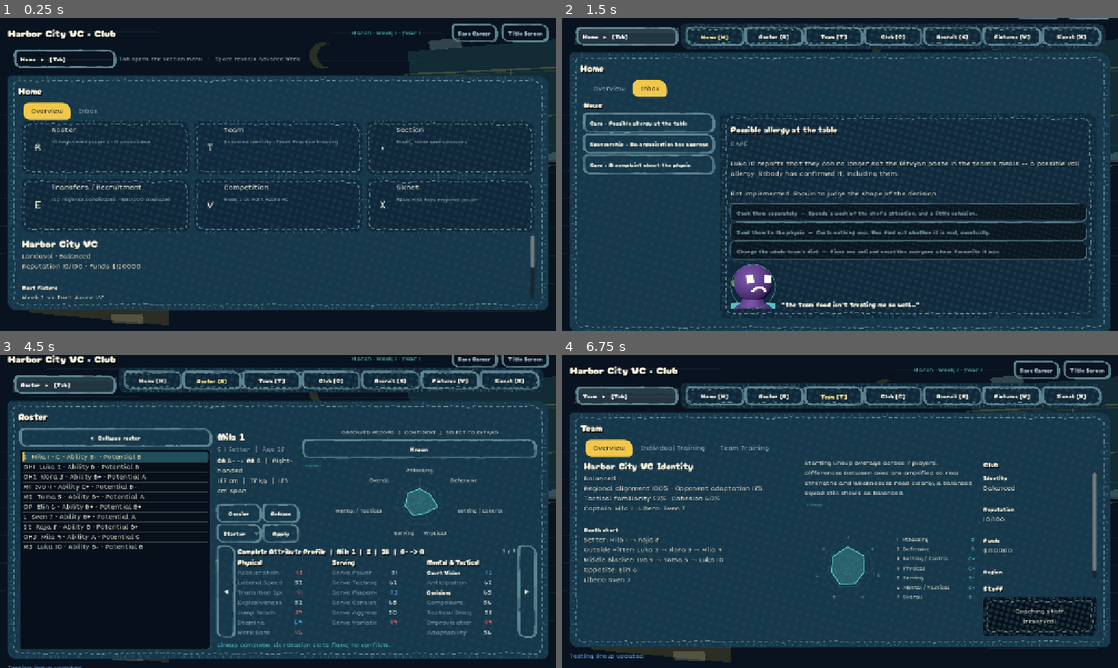
Above: before the commit, frames 1-4 (two rows, left to right).
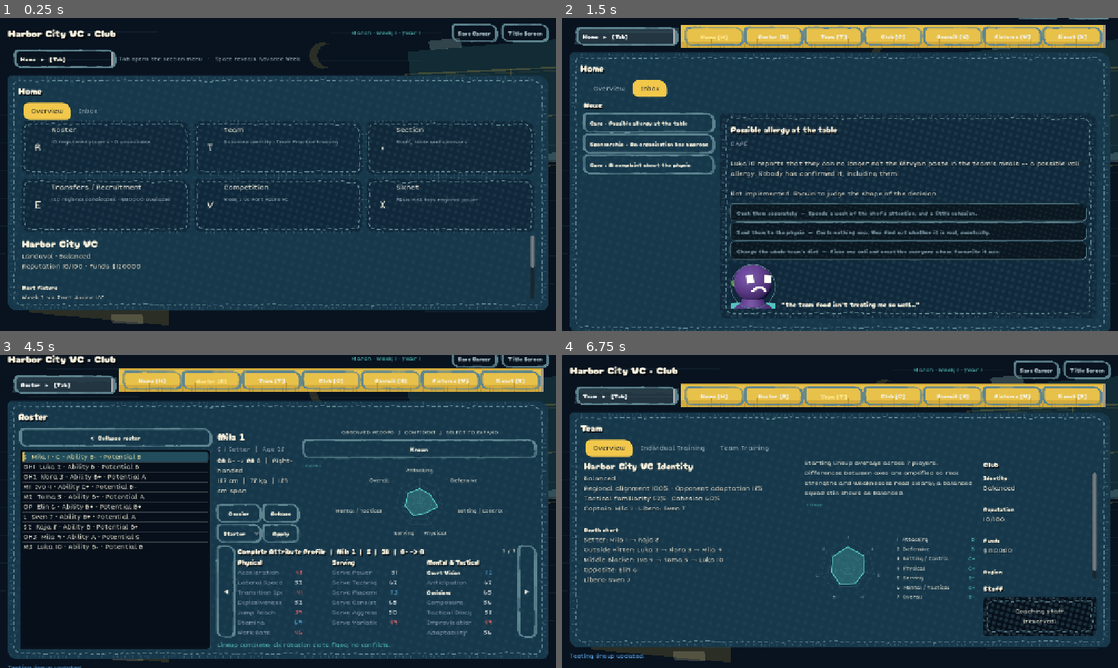
Above: after the commit, the same moments.

Repository: iracarranza/volley-world-manager
Game: Godot game, scene res://tools/preview/dashboard_preview.tscn
Two runs of this game, one before a commit and one after it. Both use one fixed random seed, a clock stepped at 60 frames per second and the inputs below. This scene is started directly instead of the project's main scene.
Inputs (mouse positions are in pixels of both pictures, inside the frame that each line leads up to):
- Up to frame 1 (0.25 s): no input
- Up to frame 2 (1.5 s): click "Title Screen" at 0.5 s; click "Home ▸ [Tab]" at 1.25 s
- Up to frame 3 (4.5 s): click (105, 486) at 2 s; click "Release" at 2.75 s; click "Apply" at 3.5 s; click "Roster ▸ [Tab]" at 4.25 s
- Up to frame 4 (6.75 s): click "< Collapse roster" at 5 s; click ">" at 5.75 s; click "Team ▸ [Tab]" at 6.5 s

The runs differ from the first frame. In frame 1, less than 0.1% of the frame differs, in the area x 20-21%, y 10-16%; in frame 2, 5.6%, in the area x 20-98%, y 1-10%; in frame 3, 5.2%; in frame 4, 5.3%.

Commit message:
Roll the section menu out on a tape measure
Every other surface on this page is sewn, printed or written -- things made
once that then sit still. The section drawer is the one element that has to
*move*, and a stitched panel that expands is a contradiction: cloth does not
extend. So it stops being cloth.

A tape measure earns the job three times over. It is rigid and it still rolls
out, which is exactly the behaviour needed. It belongs in the same drawer as
the thread and the scissors, so it does not arrive from a different world. And
it comes with its own affordance already attached -- the hook on the end is
what you pull -- so the expansion indicator is part of the object rather than a
chevron borrowed from a dropdown.

The motion needed nothing. `_open_nav_dropdown` has always tweened
`nav_clip.size:x` from zero to the drawer's width; it was already a horizontal
expansion with nothing on it that looked like it was being pulled out. The tape
sits inside that clip at its full extended length, so the clip that opens the
drawer reveals the tape along with it, and the hook is drawn at the *parent's*
current width rather than its own -- which is what makes the tang travel with
the leading edge instead of sitting at a fixed point.

Graduations are measured from the case end, not the leading edge, so a mark
stays put on the tape as it extends. Measured the other way it would slide
along the band as the drawer opens, which is a barber's pole rather than a
rule.

The steel is deliberately not from the palette. A tape measure is a tool that
happens to be on the desk, not part of the page's scheme, and matching it to
the theme would make it read as another panel. Drawn rather than textured,
because the length changes on every open and a stretched bitmap would smear its
own graduations.

The closed strip gets the tang on its right end -- the same drawing routine as
the extended tape's, so the collapsed indicator and the tape's end are one
piece of metal rather than a control and a glyph that have to be kept looking
alike.

`DropdownPanel` joins the bare tiers: a sewn panel over a tape would be two
surfaces claiming the same rectangle.

Suite 923 checks, 1 pre-existing failure.

Diff:
--- /dev/null
+++ b/scenes/components/tape_measure.gd
@@ -0,0 +1,146 @@
+class_name UITapeMeasure
+extends Control
+
+## The section menu, as a tape measure rolling out of its case.
+##
+## Every other surface on this page is sewn, printed or written -- things that
+## are made once and then sit still. The section drawer is the one element that
+## has to *move*, and a stitched panel that expands is a contradiction: cloth
+## does not extend. So it stops being cloth.
+##
+## A tape measure earns the job on three counts. It is rigid and it still rolls
+## out, which is exactly the behaviour needed. It belongs in the same drawer as
+## the thread and the scissors, so it does not arrive from a different world.
+## And it comes with its own affordance already attached: the hook on the end is
+## what you pull, so the expansion indicator is a real part of the object rather
+## than a chevron borrowed from a dropdown.
+##
+## Drawn rather than assembled from a texture, because the tape's length changes
+## every time it opens and a stretched bitmap would smear its own graduations.
+
+const UIPalette := preload("res://scripts/data/ui_palette.gd")
+
+## The steel rule's colour, warm and slightly grubby. Not taken from the palette:
+## a tape measure is a *tool that happens to be on the desk*, not part of the
+## page's own scheme, and matching it to the theme would make it read as another
+## panel.
+const TAPE_LIGHT := Color("e8c14a")
+const TAPE_DARK := Color("b8912e")
+
+## How often a graduation falls, in pixels, and how tall each kind stands as a
+## share of the tape's height.
+const MINOR_PITCH: float = 7.0
+const MAJOR_EVERY: int = 5
+const MINOR_HEIGHT: float = 0.20
+const MAJOR_HEIGHT: float = 0.38
+
+## The hook: the folded metal tang riveted to the end of the tape. Width is
+## across the tape's travel, and it stands slightly proud of the tape on both
+## edges, which is what stops it disappearing into the band.
+const HOOK_WIDTH: float = 7.0
+const HOOK_PROUD: float = 2.5
+const HOOK_COLOR := Color("8d8f96")
+
+## How far the leading edge is drawn back from the clip, so the hook sits *at*
+## the end of the revealed tape rather than half outside it.
+const HOOK_MARGIN: float = 1.0
+
+
+## Draw only the hook, for the tab that sits on the closed strip.
+##
+## The collapsed indicator and the extended tape's end are the same piece of
+## metal, so they are one drawing routine rather than a control and a glyph that
+## have to be kept looking alike.
+@export var tab_only: bool = false
+
+
+func _ready() -> void:
+	mouse_filter = Control.MOUSE_FILTER_IGNORE
+	set_meta("ui_style_exempt", true)
+	resized.connect(queue_redraw)
+	var parent := get_parent() as Control
+	if parent != null and not tab_only:
+		## The tape is sized to its full extension and revealed by the clip, so
+		## it is the *parent's* width that says how much is out. Redrawn as that
+		## changes, which is what lets the hook travel with the leading edge.
+		parent.resized.connect(queue_redraw)
+
+
+func _draw() -> void:
+	if tab_only:
+		_draw_hook(size.x - HOOK_WIDTH * 0.5, size.y)
+		return
+	if size.x < 4.0 or size.y < 4.0:
+		return
+	var revealed := _revealed_width()
+	if revealed < 2.0:
+		return
+	var band := Rect2(Vector2.ZERO, Vector2(revealed, size.y))
+	draw_rect(band, TAPE_LIGHT)
+	## The curl. A tape is not flat -- it is a shallow trough, which is what
+	## keeps it rigid when extended, and the shading along its lower edge is how
+	## anyone recognises one.
+	draw_rect(
+		Rect2(Vector2(0.0, size.y * 0.72), Vector2(revealed, size.y * 0.28)),
+		Color(TAPE_DARK, 0.45)
+	)
+	draw_line(
+		Vector2(0.0, 0.5), Vector2(revealed, 0.5), Color(TAPE_DARK, 0.7), 1.0
+	)
+	_draw_graduations(revealed)
+	_draw_hook(revealed - HOOK_MARGIN - HOOK_WIDTH * 0.5, size.y)
+
+
+## Ticks up from the lower edge, minor and major.
+##
+## Measured from the *case* end rather than from the leading edge, so a
+## graduation stays put on the tape as it extends instead of sliding along it.
+## A tape whose markings move when you pull it is a barber's pole.
+func _draw_graduations(revealed: float) -> void:
+	var ink := Color(TAPE_DARK, 0.85)
+	var index := 1
+	var x := MINOR_PITCH
+	while x < revealed - HOOK_WIDTH:
+		var major := index % MAJOR_EVERY == 0
+		var height := size.y * (MAJOR_HEIGHT if major else MINOR_HEIGHT)
+		draw_line(
+			Vector2(x, size.y - height), Vector2(x, size.y - 1.0),
+			ink, 1.0 if major else 1.0
+		)
+		index += 1
+		x += MINOR_PITCH
+
+
+## The tang on the end. An L of folded steel: a plate across the tape and a lip
+## turned up at the tip, which is the part you hook over an edge.
+func _draw_hook(centre_x: float, height: float) -> void:
+	var top := -HOOK_PROUD
+	var bottom := height + HOOK_PROUD
+	var plate := Rect2(
+		Vector2(centre_x - HOOK_WIDTH * 0.5, top),
+		Vector2(HOOK_WIDTH, bottom - top)
+	)
+	draw_rect(plate, HOOK_COLOR)
+	## The turned lip, and a highlight down the fold. Two rectangles and a line,
+	## because at seven pixels across anything more is mud.
+	draw_rect(
+		Rect2(plate.position, Vector2(HOOK_WIDTH * 0.38, plate.size.y)),
+		Color(HOOK_COLOR.lightened(0.35), 0.9)
+	)
+	draw_line(
+		Vector2(plate.end.x - 0.5, plate.position.y),
+		Vector2(plate.end.x - 0.5, plate.end.y),
+		Color(HOOK_COLOR.darkened(0.4), 0.8), 1.0
+	)
+
+
+## How much tape is currently out, in pixels.
+##
+## The clip above decides: this control is always its full extended length and
+## the parent's width is the window onto it. Falls back to its own width so the
+## thing still draws if it is ever used without a clipper.
+func _revealed_width() -> float:
+	var parent := get_parent() as Control
+	if parent == null:
+		return size.x
+	return clampf(parent.size.x, 0.0, size.x)
--- a/scenes/screens/career_dashboard.gd
+++ b/scenes/screens/career_dashboard.gd
@@ -204,6 +204,7 @@
 
 var _nav_buttons: Array[Button] = []
 var _nav_dropdown_open: bool = false
+var _nav_tape: UITapeMeasure = null
 var _nav_tween: Tween
 var _roster_list_expanded: bool = false
 var _attribute_page: int = 0
@@ -219,6 +220,7 @@
 		button.pressed.connect(_navigate.bind(button.get_meta("section")))
 		_nav_buttons.append(button)
 	current_section_button.pressed.connect(_toggle_nav_dropdown)
+	_build_tape()
 	click_catcher.gui_input.connect(_click_catcher_input)
 	nav_dropdown.visible = false
 	advance_catcher.gui_input.connect(_advance_catcher_input)
@@ -377,6 +379,36 @@
 ## is parented directly to this Control (not to any Container) on purpose: a
 ## Control inside a Container has its position rewritten on every layout pass,
 ## which would fight the tween below and snap the panel back mid-slide.
+## The drawer's surface, and the tab that stands in for it when it is shut.
+##
+## Built here rather than in the scene because both pieces are pure drawing with
+## no layout of their own -- the same reason the ink outlines are added by the
+## style pass. The tape goes *behind* the panel so the nav buttons sit on it,
+## and inside `nav_clip` so the clip that already animates the drawer open
+## reveals the tape along with it. That clip was always a horizontal expansion;
+## it just had nothing on it that looked like it was being pulled out.
+func _build_tape() -> void:
+	var tape := UITapeMeasure.new()
+	tape.name = "TapeBand"
+	tape.mouse_filter = Control.MOUSE_FILTER_IGNORE
+	nav_clip.add_child(tape)
+	nav_clip.move_child(tape, 0)
+	_nav_tape = tape
+	## And the tang on the closed strip. Anchored to the right end of the
+	## section button, because that is where the tape would be if it were out.
+	var tab := UITapeMeasure.new()
+	tab.name = "TapeTab"
+	tab.tab_only = true
+	tab.mouse_filter = Control.MOUSE_FILTER_IGNORE
+	tab.set_anchors_preset(Control.PRESET_RIGHT_WIDE)
+	tab.custom_minimum_size = Vector2(14.0, 0.0)
+	tab.offset_left = -18.0
+	tab.offset_right = -4.0
+	tab.offset_top = 7.0
+	tab.offset_bottom = -7.0
+	current_section_button.add_child(tab)
+
+
 func _toggle_nav_dropdown() -> void:
 	if _nav_dropdown_open:
 		_close_nav_dropdown()
@@ -441,6 +473,10 @@
 			+ (current_section_button.size.y - drawer_height) * 0.5,
 	)
 	nav_clip.size = Vector2(0.0, drawer_height)
+	## The tape is always its full extended length; the clip is the window.
+	if _nav_tape != null:
+		_nav_tape.position = Vector2.ZERO
+		_nav_tape.size = Vector2(target_width, drawer_height)
 	dropdown_panel.position = Vector2.ZERO
 	dropdown_panel.size = Vector2(target_width, drawer_height)
 	dropdown_panel.modulate.a = 1.0
--- a/scripts/systems/ui_style_system.gd
+++ b/scripts/systems/ui_style_system.gd
@@ -282,7 +282,8 @@
 	var node_name := String(panel.name)
 	if node_name in ["ContentPanel", "QuestionPanel", "MenuPanel"]:
 		panel.theme_type_variation = &"RaisedPanel"
-	elif node_name.ends_with("Strip") or node_name.ends_with("Bar"):
+	elif node_name.ends_with("Strip") or node_name.ends_with("Bar") \
+			or node_name == "DropdownPanel":
 		## A bar is where a control lives, not a surface in its own right.
 		##
 		## `NavStrip` holds one button and a line of hint text, and drawing an
@@ -294,6 +295,12 @@
 		## Matched on the suffix rather than on the one node that has the problem,
 		## because the mistake is structural -- a panel whose only content is a
 		## control -- and the next one will be named the same way.
+		##
+		## `DropdownPanel` joins them for a different reason: it is the section
+		## drawer, and the drawer's surface is a tape measure drawn underneath
+		## it. A sewn panel over a tape would be two surfaces claiming the same
+		## rectangle -- and a stitched thing that extends is the contradiction
+		## the tape exists to resolve.
 		panel.theme_type_variation = &"BareRegion"
 	elif node_name.contains("Preview") or node_name.contains("News") \
 			or node_name.contains("Placeholder"):
Not shown, added: scenes/components/tape_measure.gd.uid
